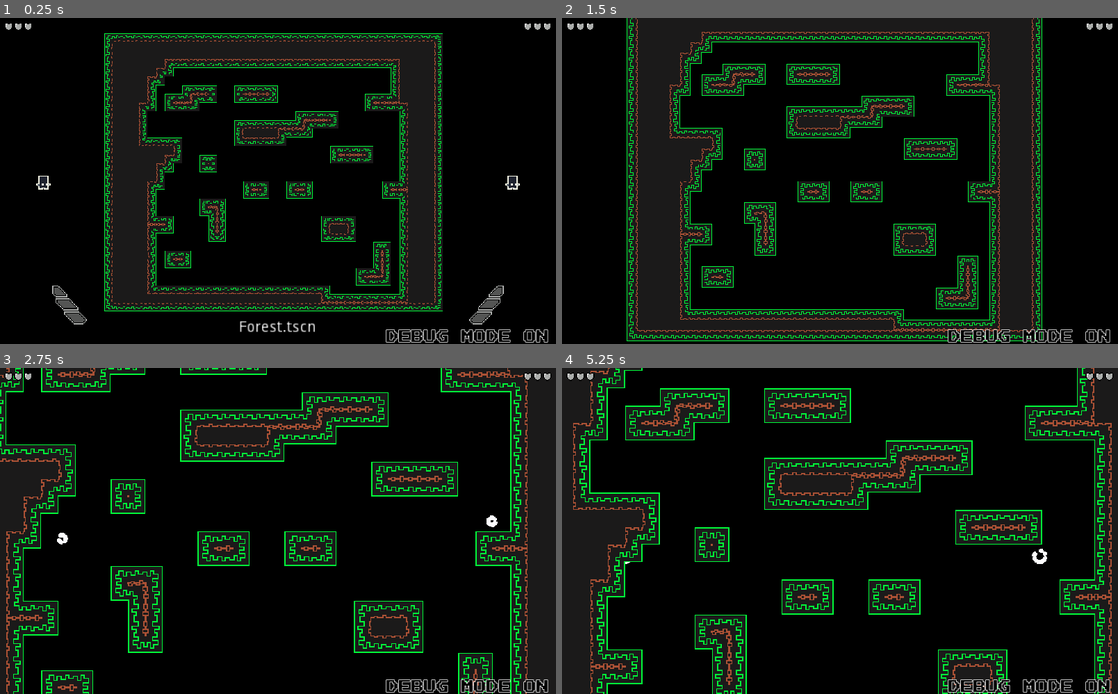
Above: before the commit, frames 1-4 (two rows, left to right).
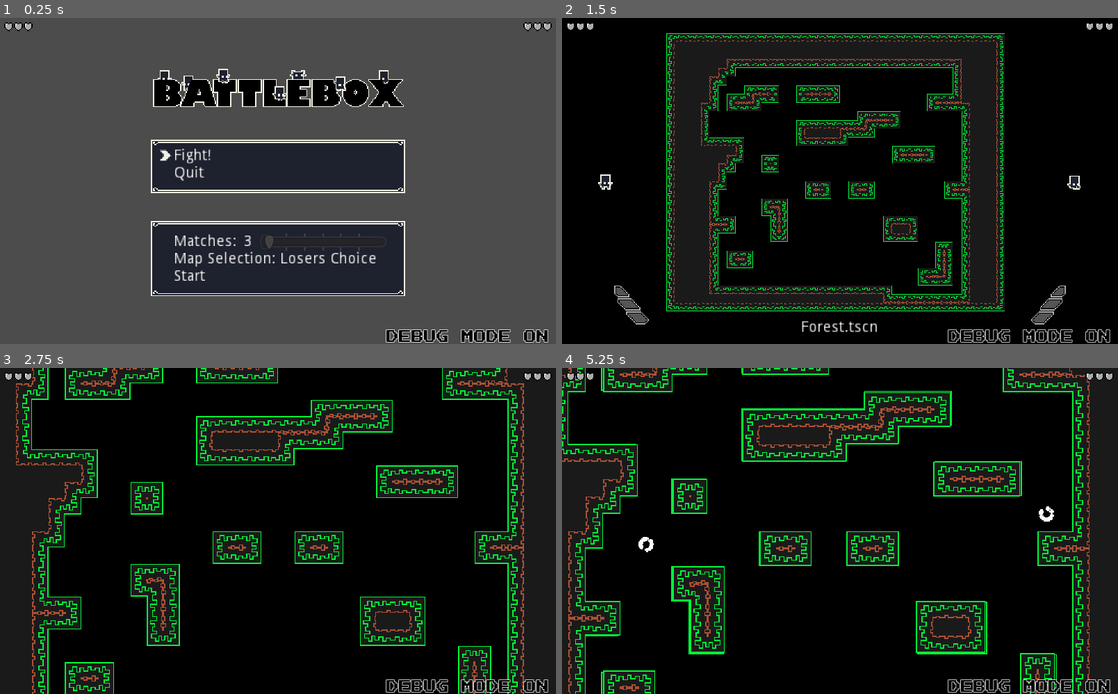
Above: after the commit, the same moments.

Repository: mocsarcade/BattleBox
Game: Godot game, scene res://Menus/MainMenu.tscn
The game is run twice, just before and just after one commit, with the same random seed, the same clock (stepped at 60 frames per second) and the same inputs. Before the commit the project starts from res://Scenes/RoundManager.tscn.
Inputs:
- Up to frame 1 (0.25 s): no input
- Up to frame 2 (1.5 s): tap Enter at 0.5 s; hold D (ui2_right) from 0.53 s (still down); tap K (ui_jump) at 0.6 s; tap Q (ui2_jump) at 0.77 s; tap R (ui2_dive) at 1.35 s
- Up to frame 3 (2.75 s): tap Q (ui2_jump) at 1.52 s; tap K (ui_jump) at 1.55, 2.3 s; release D (ui2_right) at 2.03 s; hold A (ui2_left) from 2.03 s (still down); tap E (ui2_slash) at 2.1 s
- Up to frame 4 (5.25 s): release A (ui2_left) at 2.78 s; hold D (ui2_right) 2.78-4.28 s; tap Backspace at 2.85 s; tap Q (ui2_jump) at 3.02, 3.77, 4.52 s; tap K (ui_jump) at 3.05, 3.6, 4.55 s; hold A (ui2_left) 4.28-5.03 s; tap R (ui2_dive) at 4.35 s; hold D (ui2_right) from 5.03 s (still down); tap E (ui2_slash) at 5.1 s

The runs differ from the first frame. In frame 1, 94% of the frame differs, in the area x 0-100%, y 0-100%; in frame 2, 46%; in frame 3, 21%; in frame 4, 45%.

Commit message:
Main Menu

Diff:
--- /dev/null
+++ b/Menus/Cursor.gd
@@ -0,0 +1,28 @@
+# Cursor iterates over every element in the current container
+# (except for the last one, which is reserved for itself)
+
+extends TextureRect
+
+var selected_label = null
+export(bool) var is_active = true
+
+# Called when the node enters the scene tree for the first time.
+func _ready():
+	move_cursor(0)
+
+func move_cursor(direction):
+	if selected_label == null:
+		selected_label = get_parent().get_child(0)
+	else:
+		var index = wrapi(selected_label.get_index()+direction, 0, get_parent().get_child_count()-1)
+		selected_label = get_parent().get_child(index)
+	rect_position.y = selected_label.rect_position.y
+
+func _input(event):
+	if is_active:
+		if Input.is_action_just_pressed("ui_down"):
+			move_cursor(1)
+		elif Input.is_action_just_pressed("ui_up"):
+			move_cursor(-1)
+		elif Input.is_action_just_pressed("ui_jump"):
+			selected_label.select()
--- /dev/null
+++ b/Menus/FightAction.gd
@@ -0,0 +1,4 @@
+extends Label
+
+func select():
+	get_tree().change_scene("res://Menus/RoundManager.tscn")
--- /dev/null
+++ b/Menus/MainMenu.tscn
@@ -0,0 +1,174 @@
+[gd_scene load_steps=7 format=2]
+
+[ext_resource path="res://Menus/Cursor.gd" type="Script" id=1]
+[ext_resource path="res://Menus/GameTitle.png" type="Texture" id=2]
+[ext_resource path="res://Menus/MenuBox.png" type="Texture" id=3]
+[ext_resource path="res://Menus/cursor.png" type="Texture" id=4]
+[ext_resource path="res://Menus/QuitAction.gd" type="Script" id=5]
+[ext_resource path="res://Menus/FightAction.gd" type="Script" id=6]
+
+[node name="Control" type="Control"]
+anchor_right = 1.0
+anchor_bottom = 1.0
+__meta__ = {
+"_edit_use_anchors_": false
+}
+
+[node name="VBoxContainer" type="VBoxContainer" parent="."]
+anchor_left = 0.5
+anchor_right = 0.5
+anchor_bottom = 1.0
+margin_left = -240.0
+margin_bottom = -300.0
+rect_min_size = Vector2( 240, 0 )
+rect_scale = Vector2( 2, 2 )
+custom_constants/separation = 20
+alignment = 1
+__meta__ = {
+"_edit_use_anchors_": false
+}
+
+[node name="TextureRect" type="TextureRect" parent="VBoxContainer"]
+margin_top = 41.0
+margin_right = 240.0
+margin_bottom = 89.0
+texture = ExtResource( 2 )
+stretch_mode = 3
+
+[node name="MainMenu" type="NinePatchRect" parent="VBoxContainer"]
+margin_top = 109.0
+margin_right = 240.0
+margin_bottom = 164.0
+rect_min_size = Vector2( 0, 55 )
+texture = ExtResource( 3 )
+patch_margin_left = 12
+patch_margin_top = 9
+patch_margin_right = 11
+patch_margin_bottom = 10
+__meta__ = {
+"_edit_use_anchors_": false
+}
+
+[node name="Fight" type="Label" parent="VBoxContainer/MainMenu"]
+anchor_right = 1.0
+anchor_bottom = 1.0
+margin_left = 24.0
+margin_top = 9.0
+margin_right = -8.0
+margin_bottom = -27.0
+text = "Fight!"
+valign = 1
+script = ExtResource( 6 )
+__meta__ = {
+"_edit_use_anchors_": false
+}
+
+[node name="Quit" type="Label" parent="VBoxContainer/MainMenu"]
+anchor_right = 1.0
+anchor_bottom = 1.0
+margin_left = 24.0
+margin_top = 25.0
+margin_right = -8.0
+margin_bottom = -11.0
+text = "Quit"
+valign = 1
+script = ExtResource( 5 )
+__meta__ = {
+"_edit_use_anchors_": false
+}
+
+[node name="Cursor" type="TextureRect" parent="VBoxContainer/MainMenu"]
+anchor_right = 1.0
+anchor_bottom = 1.0
+margin_left = 8.0
+margin_top = 9.0
+margin_right = -216.0
+margin_bottom = -30.0
+texture = ExtResource( 4 )
+script = ExtResource( 1 )
+__meta__ = {
+"_edit_use_anchors_": false
+}
+
+[node name="RoundOptions" type="NinePatchRect" parent="VBoxContainer"]
+margin_top = 184.0
+margin_right = 240.0
+margin_bottom = 259.0
+rect_min_size = Vector2( 0, 75 )
+texture = ExtResource( 3 )
+patch_margin_left = 12
+patch_margin_top = 9
+patch_margin_right = 11
+patch_margin_bottom = 10
+__meta__ = {
+"_edit_use_anchors_": false
+}
+
+[node name="Matches" type="Label" parent="VBoxContainer/RoundOptions"]
+anchor_right = 1.0
+anchor_bottom = 1.0
+margin_left = 24.0
+margin_top = 12.0
+margin_right = -158.0
+margin_bottom = -43.0
+text = "Matches:"
+valign = 1
+__meta__ = {
+"_edit_use_anchors_": false
+}
+
+[node name="MatchNum" type="Label" parent="VBoxContainer/RoundOptions"]
+anchor_right = 1.0
+anchor_bottom = 1.0
+margin_left = 88.0
+margin_top = 12.0
+margin_right = -144.0
+margin_bottom = -43.0
+text = "3"
+valign = 1
+__meta__ = {
+"_edit_use_anchors_": false
+}
+
+[node name="HSlider" type="HSlider" parent="VBoxContainer/RoundOptions"]
+anchor_right = 1.0
+anchor_bottom = 1.0
+margin_left = 104.0
+margin_top = 12.0
+margin_right = -20.0
+margin_bottom = -43.0
+min_value = 3.0
+max_value = 9.0
+value = 3.0
+editable = false
+scrollable = false
+tick_count = 7
+__meta__ = {
+"_edit_use_anchors_": false
+}
+
+[node name="Map Selection" type="Label" parent="VBoxContainer/RoundOptions"]
+anchor_right = 1.0
+anchor_bottom = 1.0
+margin_left = 24.0
+margin_top = 28.0
+margin_right = -8.0
+margin_bottom = -27.0
+text = "Map Selection: Losers Choice"
+valign = 1
+__meta__ = {
+"_edit_use_anchors_": false
+}
+
+[node name="Start" type="Label" parent="VBoxContainer/RoundOptions"]
+anchor_right = 1.0
+anchor_bottom = 1.0
+margin_left = 24.0
+margin_top = 44.0
+margin_right = -8.0
+margin_bottom = -11.0
+text = "Start"
+valign = 1
+__meta__ = {
+"_edit_use_anchors_": false
+}
--- /dev/null
+++ b/Menus/QuitAction.gd
@@ -0,0 +1,4 @@
+extends Label
+
+func select():
+	get_tree().quit()
--- a/Scenes/RoundManager.tscn
+++ b/Menus/RoundManager.tscn
@@ -1,15 +1,15 @@
 [gd_scene load_steps=8 format=2]
 
-[ext_resource path="res://player/Player.tscn" type="PackedScene" id=1]
-[ext_resource path="res://camera/Camera.tscn" type="PackedScene" id=2]
-[ext_resource path="res://gui/fullWins.png" type="Texture" id=3]
-[ext_resource path="res://gui/emptyWins.png" type="Texture" id=4]
-[ext_resource path="res://Scenes/RoundManager.gd" type="Script" id=5]
-[ext_resource path="res://Scenes/WinTracker.gd" type="Script" id=6]
-[ext_resource path="res://Scenes/WinPedestal.png" type="Texture" id=7]
+[ext_resource path="res://Menus/WinTracker.gd" type="Script" id=1]
+[ext_resource path="res://Menus/RoundManager.gd" type="Script" id=2]
+[ext_resource path="res://Menus/WinPedestal.png" type="Texture" id=3]
+[ext_resource path="res://gui/fullWins.png" type="Texture" id=4]
+[ext_resource path="res://gui/emptyWins.png" type="Texture" id=5]
+[ext_resource path="res://player/Player.tscn" type="PackedScene" id=6]
+[ext_resource path="res://camera/Camera.tscn" type="PackedScene" id=7]
 
 [node name="RoundManager" type="Node2D"]
-script = ExtResource( 5 )
+script = ExtResource( 2 )
 
 [node name="LevelName" type="Label" parent="."]
 anchor_left = 0.5
@@ -50,10 +50,10 @@
 margin_right = -176.0
 margin_bottom = 136.0
 max_value = 3.0
-texture_under = ExtResource( 4 )
-texture_progress = ExtResource( 3 )
+texture_under = ExtResource( 5 )
+texture_progress = ExtResource( 4 )
 fill_mode = 2
-script = ExtResource( 6 )
+script = ExtResource( 1 )
 __meta__ = {
 "_edit_use_anchors_": false
 }
@@ -64,7 +64,7 @@
 
 [node name="Sprite" type="Sprite" parent="Player1Glory"]
 position = Vector2( 0, -8 )
-texture = ExtResource( 7 )
+texture = ExtResource( 3 )
 
 [node name="CPUParticles2D" type="CPUParticles2D" parent="Player1Glory"]
 position = Vector2( 0, -16 )
@@ -105,10 +105,10 @@
 margin_bottom = 136.0
 rect_scale = Vector2( -1, 1 )
 max_value = 3.0
-texture_under = ExtResource( 4 )
-texture_progress = ExtResource( 3 )
+texture_under = ExtResource( 5 )
+texture_progress = ExtResource( 4 )
 fill_mode = 2
-script = ExtResource( 6 )
+script = ExtResource( 1 )
 __meta__ = {
 "_edit_use_anchors_": false
 }
@@ -119,7 +119,7 @@
 
 [node name="Sprite" type="Sprite" parent="Player2Glory"]
 position = Vector2( 0, -8 )
-texture = ExtResource( 7 )
+texture = ExtResource( 3 )
 
 [node name="CPUParticles2D" type="CPUParticles2D" parent="Player2Glory"]
 position = Vector2( 0, -16 )
--- a/common/Camera.gd
+++ b/common/Camera.gd
@@ -27,5 +27,4 @@
 		smoothing_enabled = false
 
 func _process(delta):
-	print(position)
 	global_position = (focal_point_1.global_position + focal_point_2.global_position)/2
--- a/project.godot
+++ b/project.godot
@@ -27,7 +27,7 @@
 [application]
 
 config/name="ShotBox"
-run/main_scene="res://Scenes/RoundManager.tscn"
+run/main_scene="res://Menus/MainMenu.tscn"
 config/icon="res://icon.png"
 
 [autoload]
Binary file added: Menus/GameTitle.png
Not shown, changed: Menus/GameTitle.png.import
Binary file added: Menus/MenuBox.png
Not shown, added: Menus/MenuBox.png.import
Renamed: Scenes/RoundManager.gd -> Menus/RoundManager.gd
Not shown: 3 places in Menus/RoundManager.tscn that only renumber resources
Renamed: Scenes/WinPedestal.png -> Menus/WinPedestal.png
Not shown, added: Menus/WinPedestal.png.import
Renamed: Scenes/WinTracker.gd -> Menus/WinTracker.gd
Binary file added: Menus/cursor.png
Not shown, added: Menus/cursor.png.import
Not shown, changed: todo.txt
